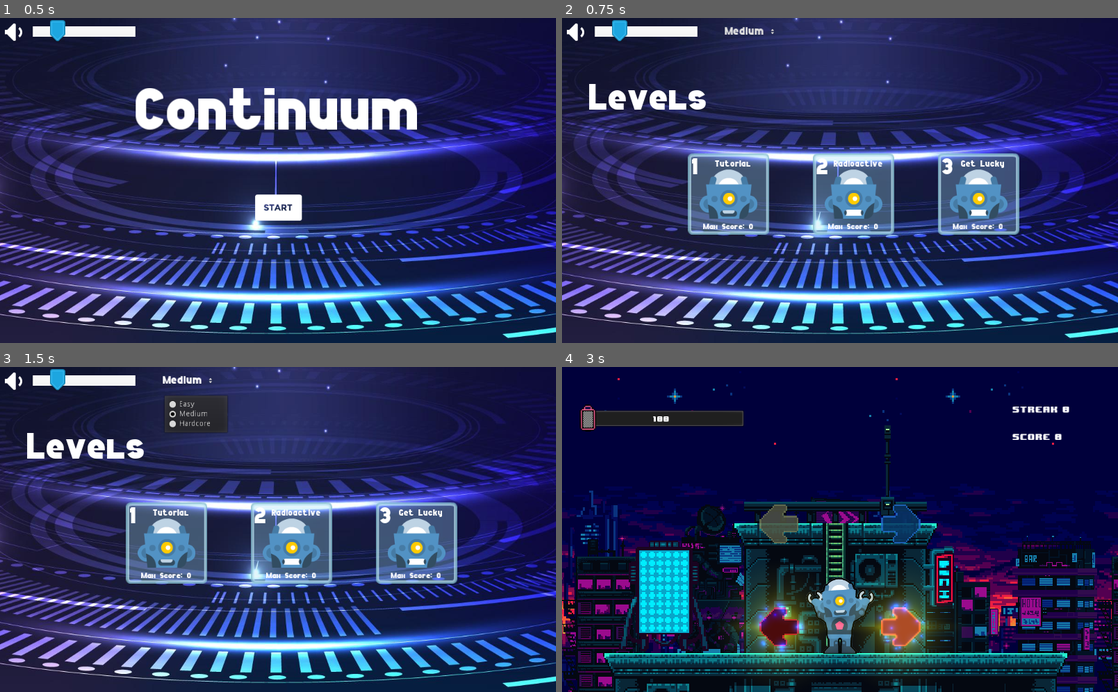
Above: before the commit, frames 1-4 (two rows, left to right).
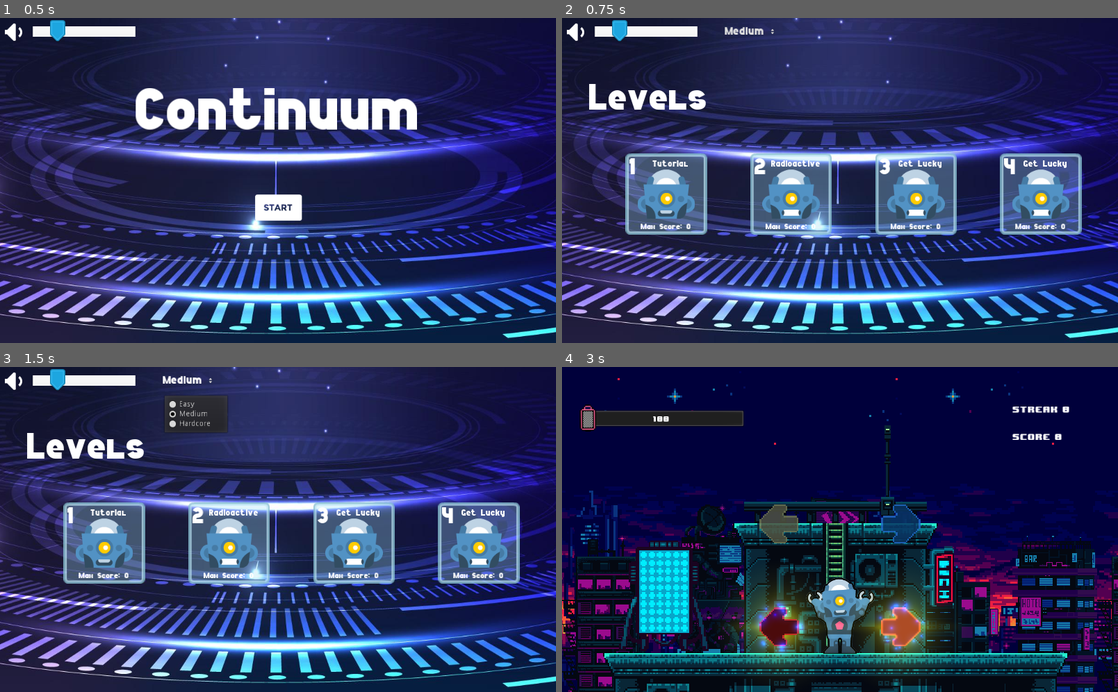
Above: after the commit, the same moments.

Repository: TrejoJulian/unq-ipv-boss-continuum
Game: Godot game, scene res://menu/Menu.tscn
The game is run twice, just before and just after one commit, with the same random seed, the same clock (stepped at 60 frames per second) and the same inputs. Sound files missing from this copy of the repository are replaced by a short silence.
Inputs (mouse positions are in pixels of both pictures, inside the frame that each line leads up to):
- Up to frame 1 (0.5 s): no input
- Up to frame 2 (0.75 s): click (840, 206) at 0.5 s
- Up to frame 3 (1.5 s): click "Medium" at 1.25 s
- Up to frame 4 (3 s): click "1" at 2 s; click "2" at 2.75 s

Frame 1 is identical in both runs. In frame 2, 18% of the frame differs, in the area x 11-94%, y 41-67%; in frame 3, 18%; in frame 4, nothing differs.

Commit message:
se borran archivos no usados y se agrega un nivel mas

Diff:
--- a/GameStrategy.gd
+++ /dev/null
@@ -1,10 +0,0 @@
-extends Node
-
-class Quit:
-	func end_level(container):
-		container.
-
-
-strategies = []
-
-func _ready():
--- a/PopupPanel.gd
+++ /dev/null
@@ -1 +0,0 @@
-extends PopupPanel
--- a/globals/Global.gd
+++ b/globals/Global.gd
@@ -18,6 +18,13 @@
 			"max_score": 0,
 		},
 		3: {
+			"map_path": "res://assets/getLucky.json",
+			"track": "res://assets/music/getlucky.mp3",
+			"sprite": "res://assets/character/Robot/PNG/Parts HD/headShock.png",
+			"name": "Get Lucky",
+			"max_score": 0,
+		},
+		4: {
 			"map_path": "res://assets/getLucky.json",
 			"track": "res://assets/music/getlucky.mp3",
 			"sprite": "res://assets/character/Robot/PNG/Parts HD/headShock.png",
